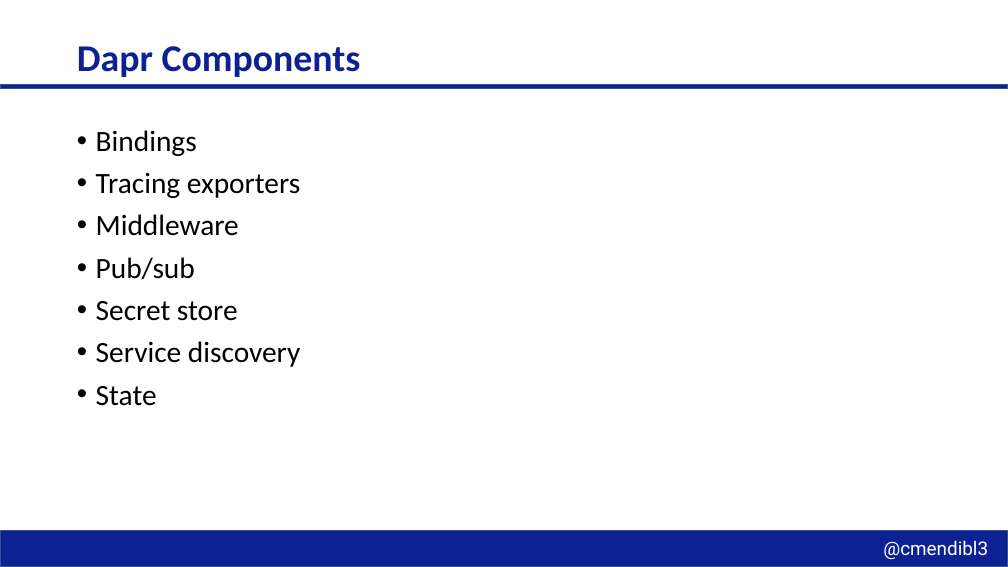
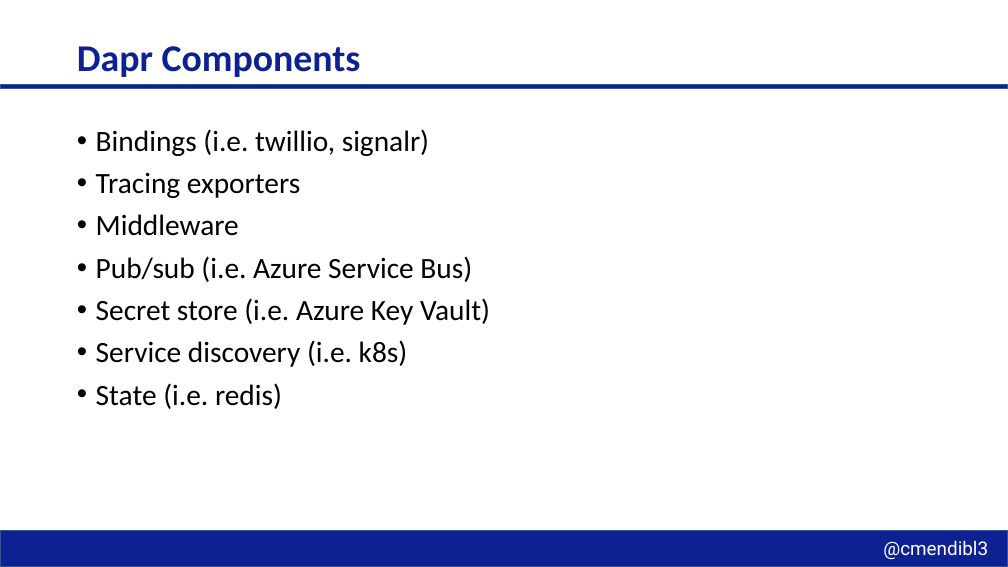
Before and after one commit to cmendible/dapr.samples, a slide deck: slide 15 of slides/Dapr.pptx (slide 12 before the commit). Drawn at 1008x567 pixels with LibreOffice and Linux fonts; fonts in the diff are those of the drawing; background and template pictures are left out. Boxes give left, top, right and bottom in pixels: in the first picture for what was removed or moved away, otherwise in the second. Text is boxed around its words. In the diff, an @@ line names an element or a change of style, - is before the commit and + after.

```diff
--- a/slides/Dapr.pptx
+++ b/slides/Dapr.pptx
@@ text at <box>96,129,429,156</box>: text changed @@
-• Bindings
+• Bindings (i.e. twillio, signalr)
@@ text at <box>96,256,490,409</box>: text changed @@
-• Pub/sub
-• Secret store
-• Service discovery
-• State
+• Pub/sub (i.e. Azure Service Bus)
+• Secret store (i.e. Azure Key Vault)
+• Service discovery (i.e. k8s)
+• State (i.e. redis)
```
Also in this commit, not shown: 4 other slides changed, 4 slides added, 1 slide removed.
